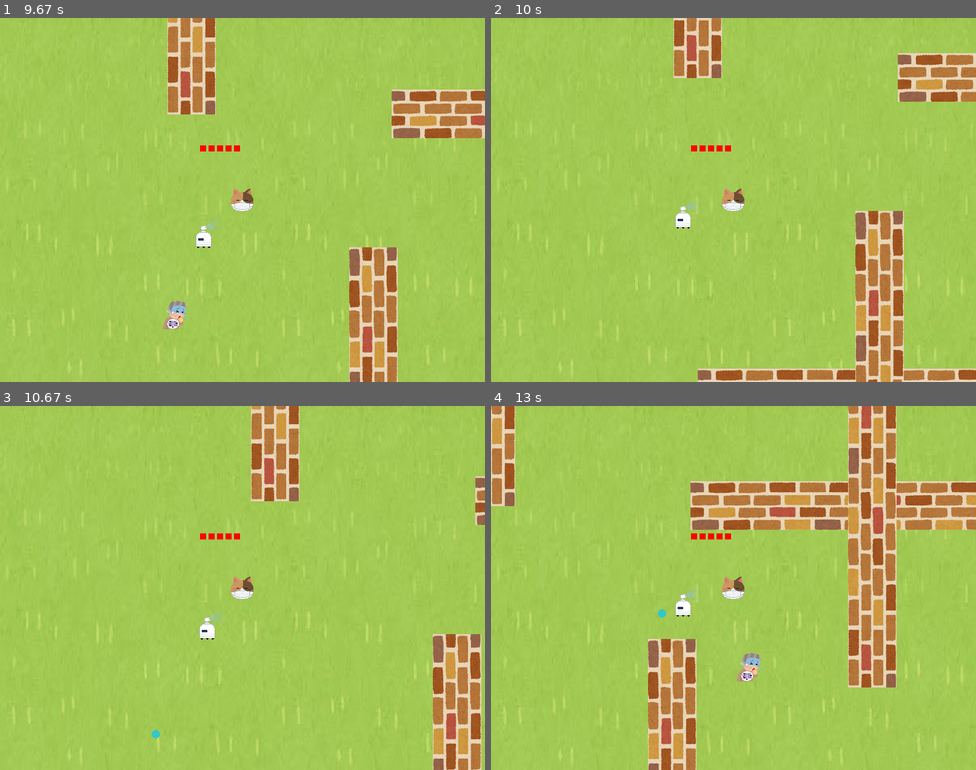
Above: before the commit, frames 1-4 (two rows, left to right).
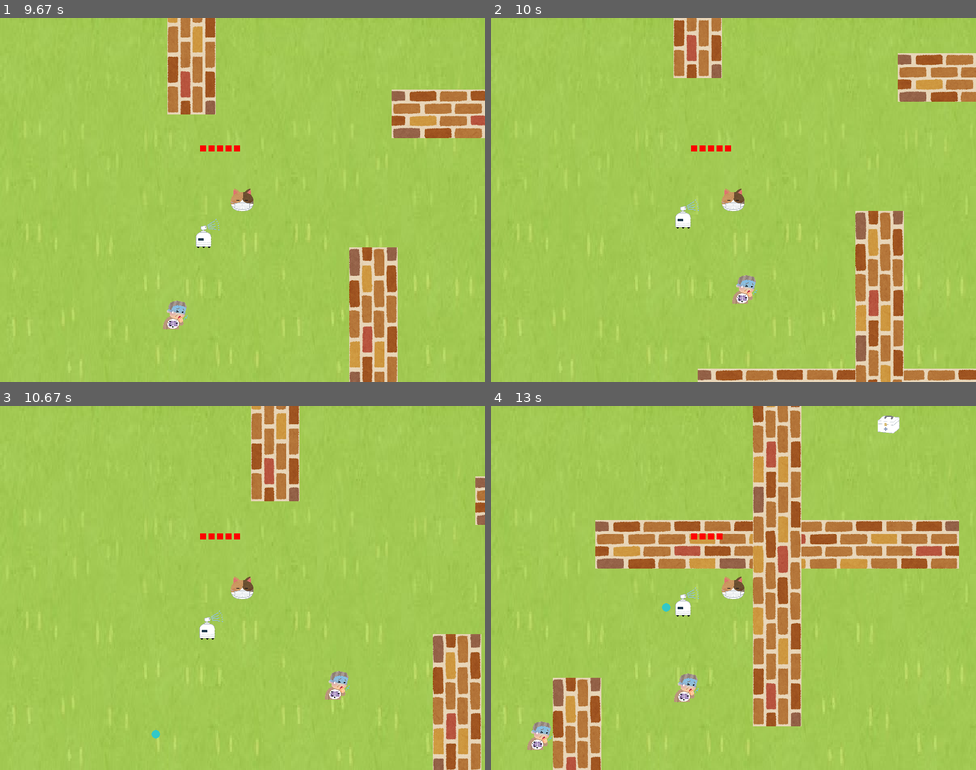
Above: after the commit, the same moments.

Repository: leo271828/PyGame_7-1_VaccineGame
Game: pygame game, started from main.py
Same seed, same stepped clock (60 frames per second), same inputs: the game is played once before the commit and once after it.
Inputs (mouse positions are in pixels of both pictures, inside the frame that each line leads up to):
- Up to frame 1 (9.67 s): click (242, 200) at 0.38 s; hold W 0.67-1.13 s; click (310, 294) at 0.75 s; hold D 1.17-1.8 s; click (111, 123) at 1.25 s; hold S 1.83-2.2 s; click (252, 119) at 1.92 s; hold A 2.23-2.7 s; click (368, 229) at 2.32 s; hold D 2.73-3.2 s; click (111, 301) at 2.82 s; hold W 3.23-3.53 s; click (363, 265) at 3.32 s; hold D 3.57-4.03 s; click (155, 294) at 3.65 s; hold A 4.07-4.6 s; click (266, 178) at 4.15 s; move the mouse to (358, 283) at 4.63 s; click (358, 283) at 4.68 s; hold S 4.97-5.27 s; click (421, 250) at 5.05 s; hold A 5.3-5.7 s; click (106, 247) at 5.38 s; hold W 5.73-6.1 s; click (130, 207) at 5.82 s; hold D 6.13-6.77 s; click (281, 170) at 6.22 s; hold S 6.8-7.17 s; click (145, 127) at 6.88 s; hold A 7.2-7.67 s; click (87, 240) at 7.28 s; hold D 7.7-8.17 s; click (324, 320) at 7.78 s; hold W 8.2-8.5 s; click (354, 294) at 8.28 s; hold D 8.53-9 s; click (208, 301) at 8.62 s; hold A 9.03-9.57 s; click (130, 298) at 9.12 s; hold S from 9.6 s (still down); move the mouse to (106, 331) at 9.63 s
- Up to frame 2 (10 s): click (597, 331) at 9.68 s; release S at 9.9 s; hold A from 9.93 s (still down); move the mouse to (626, 232) at 9.97 s
- Up to frame 3 (10.67 s): click (135, 620) at 10.02 s; release A at 10.33 s; hold W from 10.37 s (still down); click (189, 649) at 10.45 s
- Up to frame 4 (13 s): release W at 10.73 s; hold D 10.77-11.4 s; click (607, 638) at 10.85 s; hold S 11.43-11.8 s; click (573, 628) at 11.52 s; hold A 11.83-12.3 s; click (563, 569) at 11.92 s; hold D 12.33-12.8 s; click (549, 726) at 12.42 s; hold W from 12.83 s (still down); click (646, 613) at 12.92 s

Frame 1 is identical in both runs. In frame 2, 0.3% of the frame differs, in the area x 49-55%, y 70-79%; in frame 3, 0.3%; in frame 4, 35%, in the area x 0-100%, y 0-100%.

Commit message:
Update monster.py

Diff:
--- a/monster.py
+++ b/monster.py
@@ -131,10 +131,12 @@
             self.player.addPoint(self.score)
 
 
+
 class Zombie(Monster):
     def __init__(self, master):
         super().__init__(master)
         self.speed = 0.75
+        self.monster_key = 2
     def repaint(self,screen,position):
         super().repaint(screen, position)
         self.image = self.person
@@ -142,10 +144,17 @@
     def update(self):
         if self.range():
             self.near((self.player.x, self.player.y), self.speed)
+        #print(self.Gun_key,self.monster_key)
         super().update(lambda :self.field.touch(self) or self.master.touch(self, False))
         if not self.live:
             self.kill()
-
+            print(2)
+
+    def hit(self, power):
+        self.key = self.player.get()
+        print(self.key, self.monster_key)
+        if self.key == self.monster_key:
+            super().hit(power)
     def kill(self):
         self.master.zombies.remove(self)
         self.master.update_live()
@@ -159,6 +168,8 @@
         self.angle = 0
         self.shuting = True
         self.gun.shuting = True
+        self.monster_key = 1
+
 
     def repaint(self, screen, position):
         super().repaint(screen, position)
@@ -183,9 +194,14 @@
                 self.near((self.player.x, self.player.y), -self.speed)
             super().update(lambda :self.field.touch(self) or self.master.touch(self, False))
             self.gun.update()
-        if not self.live:
+        if not self.live :
             self.kill()
-
+            print(1)
+    def hit(self, power):
+        self.key = self.player.get()
+        print(self.key,self.monster_key)
+        if self.key == self.monster_key:
+            super().hit(power)
     def kill(self):
         self.master.snipers.remove(self)
         self.master.update_live()
